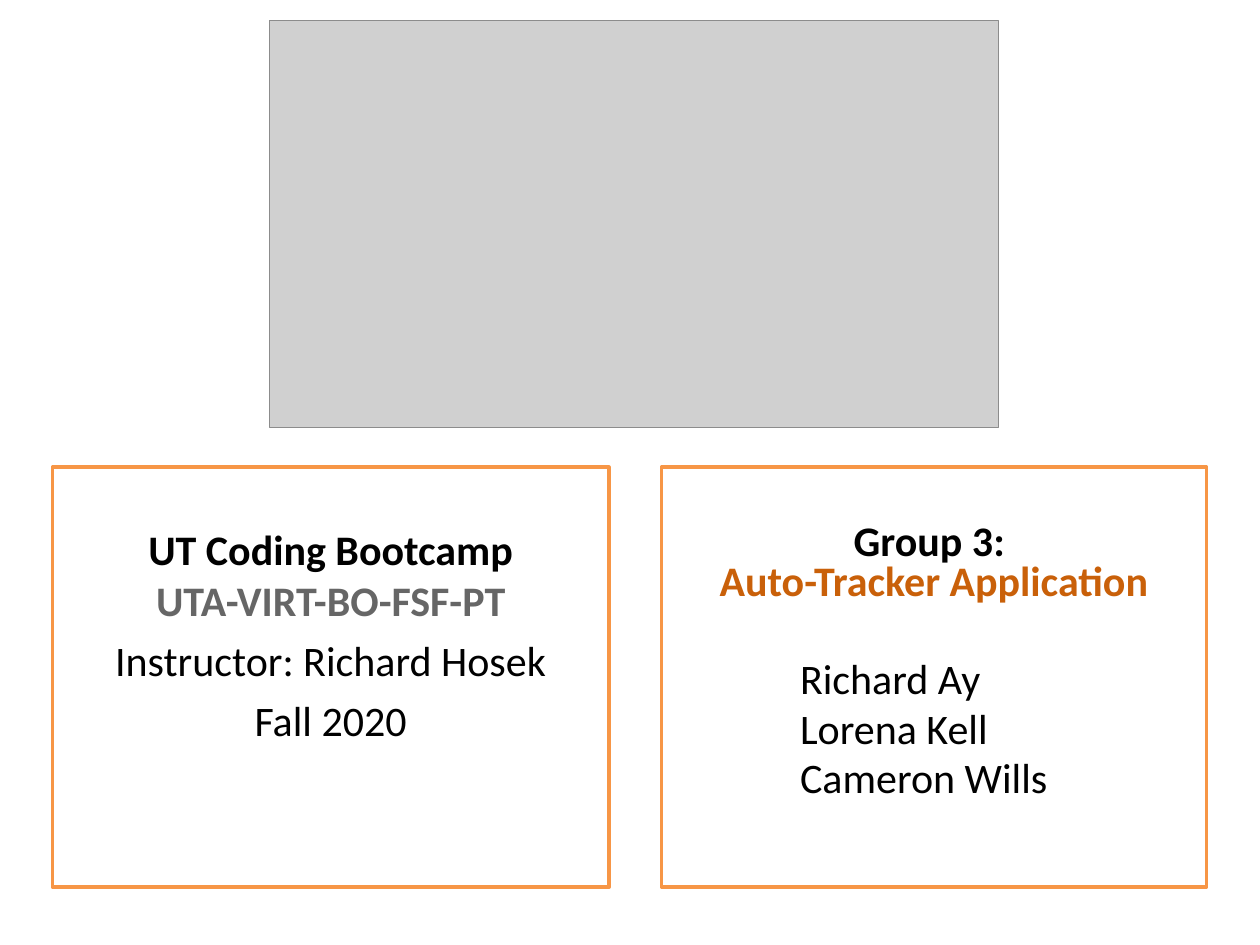
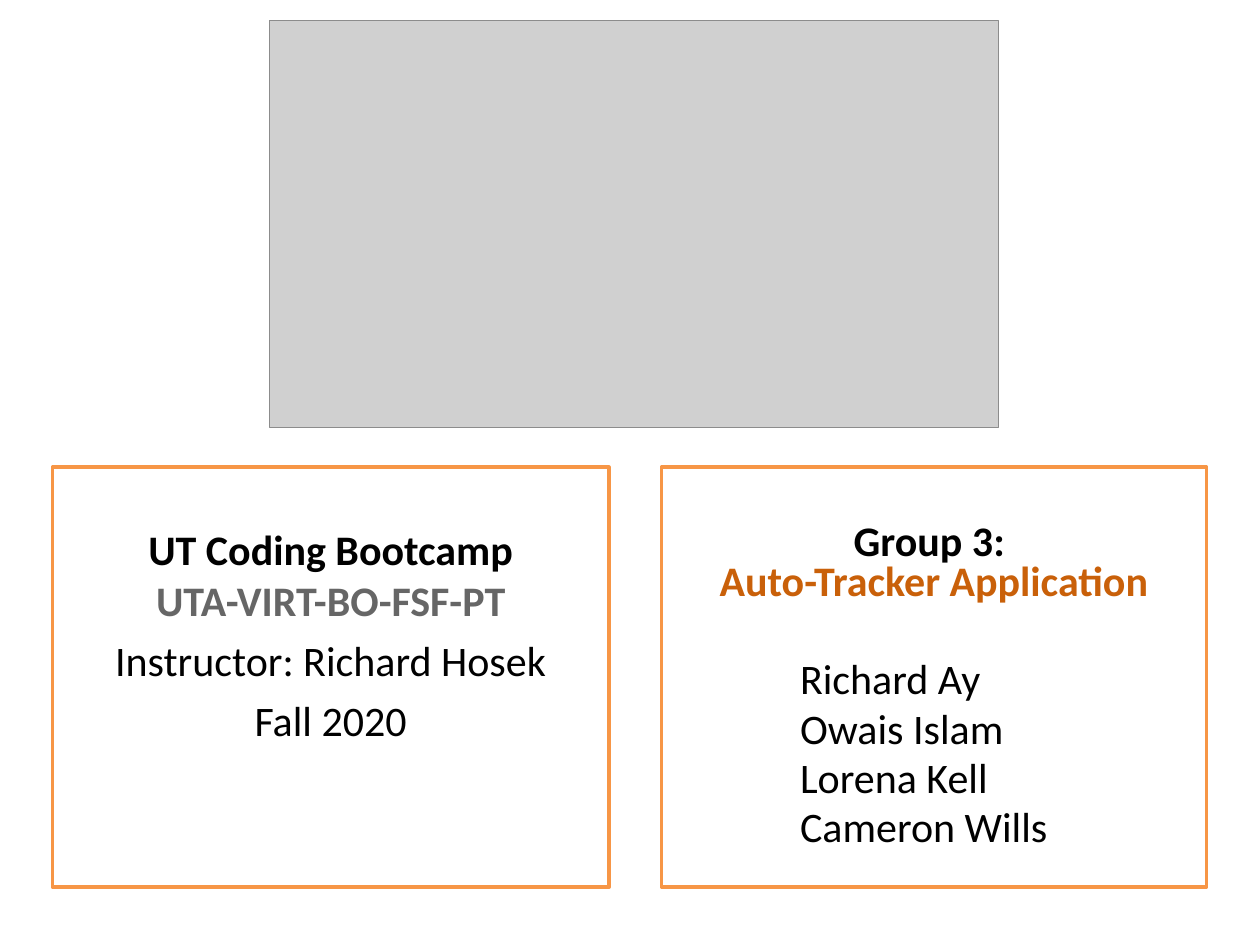
Before and after one commit to p2T3/auto-tracker, a slide deck: slide 1 of assets/Auto-Tracker-Presentation.pptx. Drawn at 1260x945 pixels with LibreOffice and Linux fonts; fonts in the diff are those of the drawing; grey boxes stand for pictures. Boxes give left, top, right and bottom in pixels: in the first picture for what was removed or moved away, otherwise in the second. Text is boxed around its words. In the diff, an @@ line names an element or a change of style, - is before the commit and + after.

Commit message:
Updated PPTx template and 'readme.md'.

```diff
--- a/assets/Auto-Tracker-Presentation.pptx
+++ b/assets/Auto-Tracker-Presentation.pptx
@@ subtitle at [800,714,1003,745]: paragraph added @@
+Owais Islam
```
Also in this commit, not shown: 1 other file.
